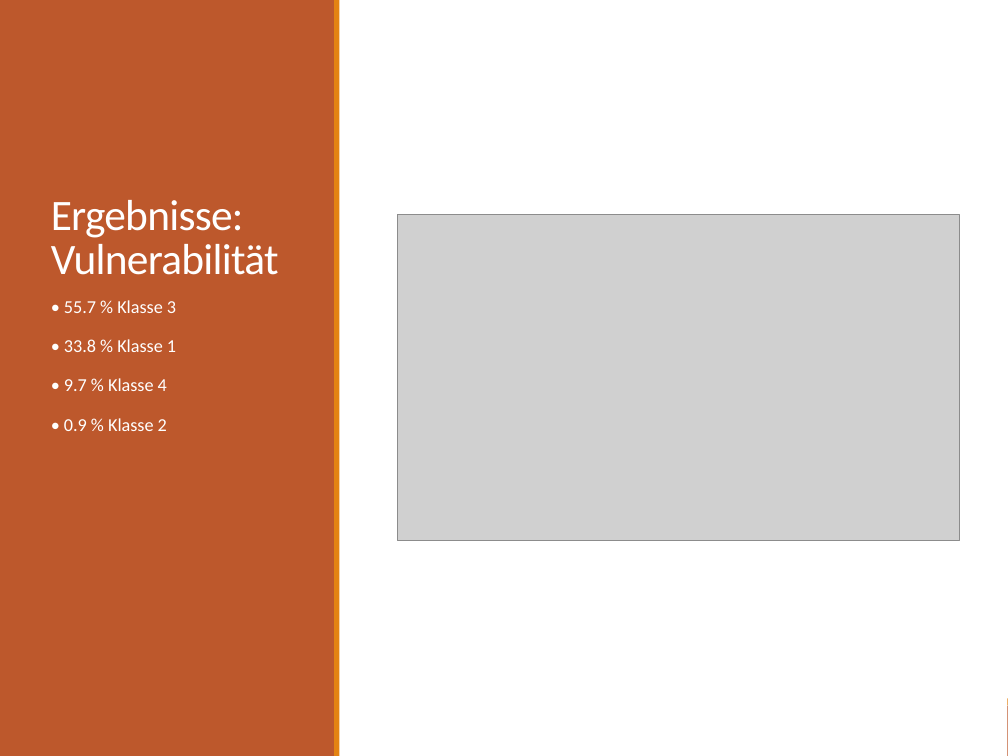
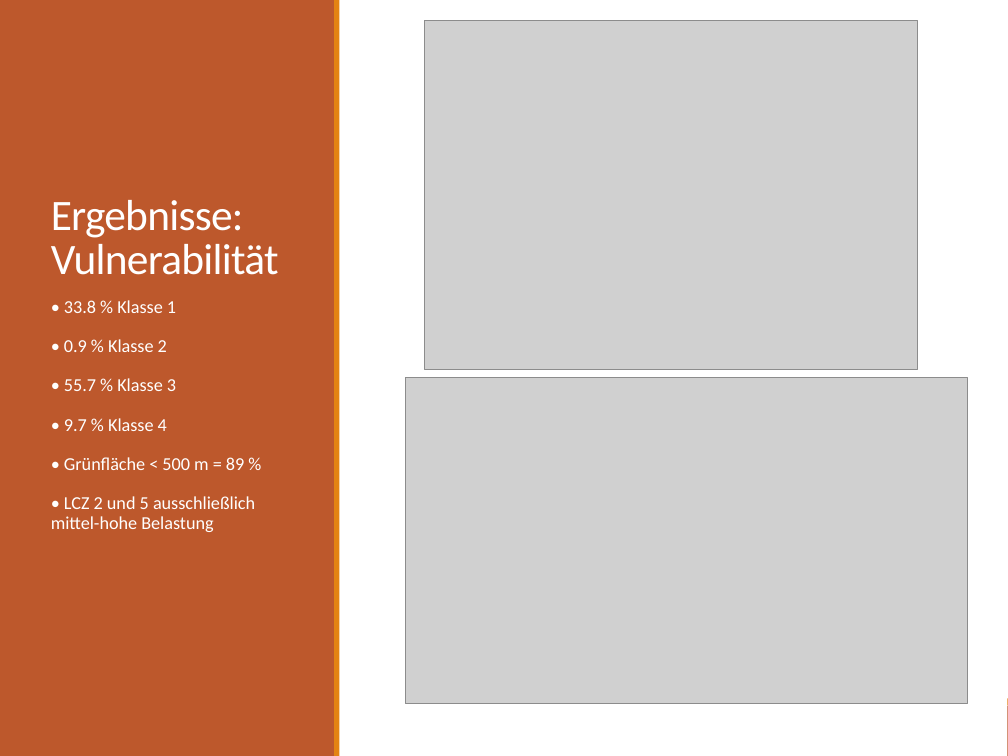
Before and after one commit to leonfallair/Climate_action, a slide deck: slide 6 of final_submission/Wiesbaden_Faller.pptx (slide 5 before the commit). Drawn at 1008x756 pixels with LibreOffice and Linux fonts; fonts in the diff are those of the drawing; grey boxes stand for pictures. Boxes give left, top, right and bottom in pixels: in the first picture for what was removed or moved away, otherwise in the second. Text is boxed around its words. In the diff, an @@ line names an element or a change of style, - is before the commit and + after.

```diff
--- a/final_submission/Wiesbaden_Faller.pptx
+++ b/final_submission/Wiesbaden_Faller.pptx
@@ picture added at (424, 20, 918, 369) @@
@@ text at (64, 300, 176, 352): paragraphs added @@
+  • 33.8 % Klasse 1
+  • 0.9 % Klasse 2
@@ text at (64, 339, 176, 352): paragraph removed @@
-  • 33.8 % Klasse 1
@@ picture: place and size @@
-picture at (397, 215, 960, 540)
+picture at (405, 378, 968, 704)
@@ text at (51, 457, 255, 532): text changed @@
-  • 0.9 % Klasse 2
+  • Grünfläche < 500 m = 89 %
+  • LCZ 2 und 5 ausschließlich mittel-hohe Belastung
```
Also in this commit, not shown: 4 other slides changed, 3 slides added, 2 slides removed.
